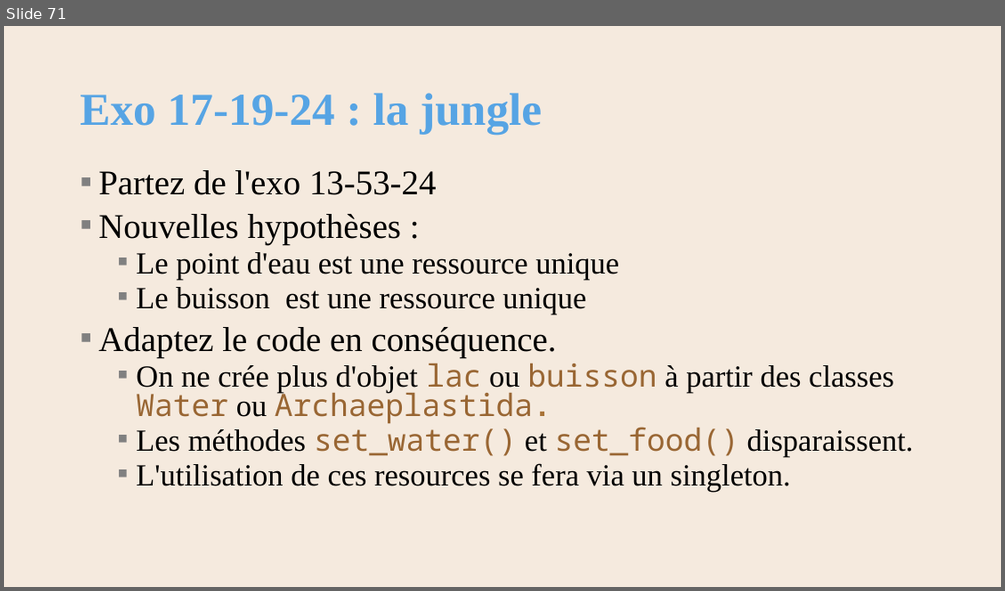
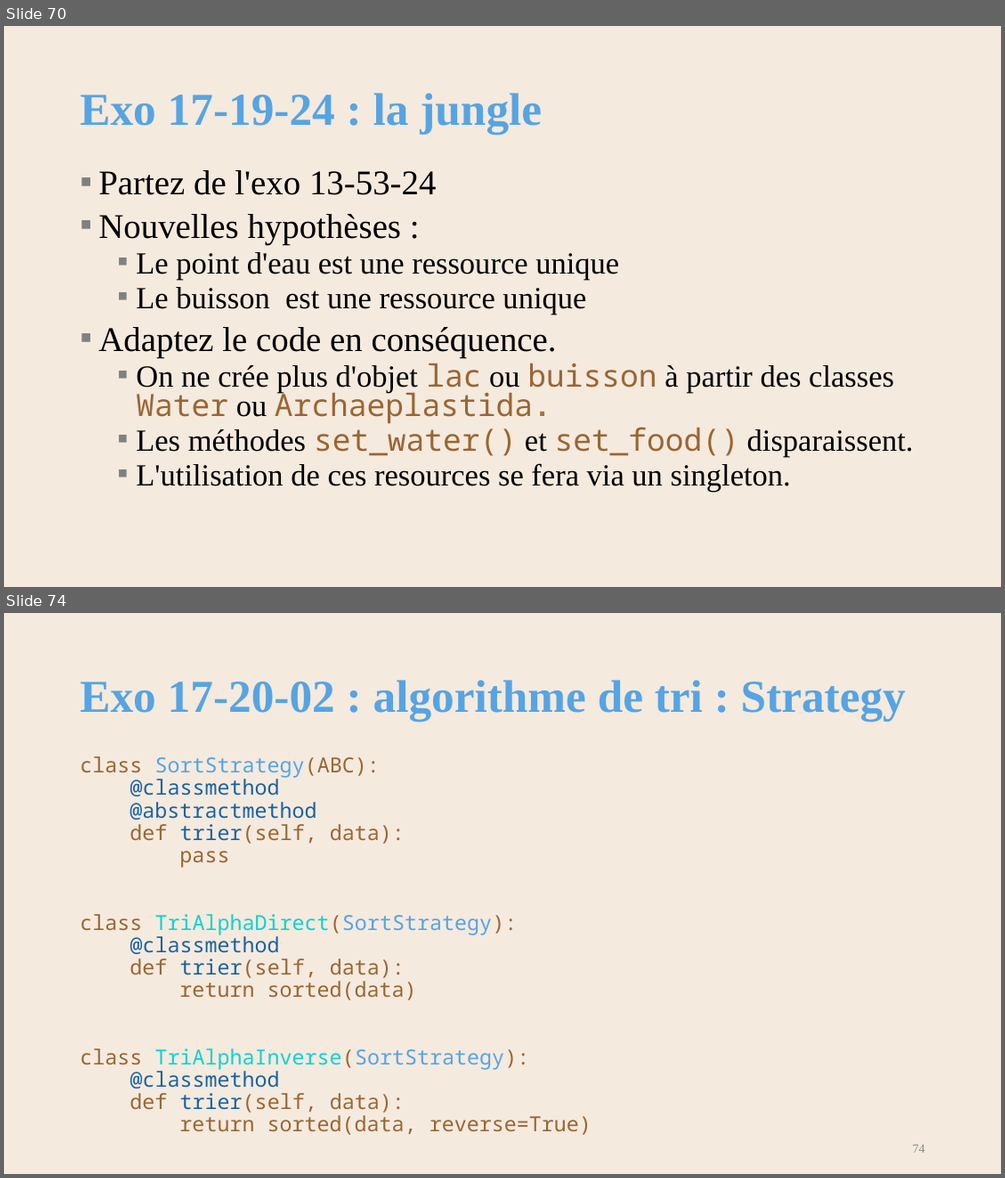
Before and after one commit to AlainWafflard/4IPO3, a slide deck: 17-POO-design-pattern/syllabus_17.pptx. Shown one above the other, each under a label of ours: slide 71 before the commit, slides 70 and 74 after it; the slides between them are not shown. The pictures are 1005x591 and 1005x1178 pixels, drawn with LibreOffice and Linux fonts; fonts in the diff are those of the drawing; background and template pictures are left out. Boxes give left, top, right and bottom in pixels: in the first picture for what was removed or moved away, otherwise in the second. Text is boxed around its words. In the diff, an @@ line names an element or a change of style, - is before the commit and + after.

Commit message:
design pattern : update Iterator ; add Strategy

```diff
--- a/17-POO-design-pattern/syllabus_17.pptx
+++ b/17-POO-design-pattern/syllabus_17.pptx
@@ slide 74 added at (4,613,1001,1174), background #F5EADE @@
@@ title added at (80,680,906,721), 44 pt, text #56A4E4, bold @@
+Exo 17-20-02 : algorithme de tri : Strategy
@@ text added at (80,756,591,1135), 20 pt, text #996633 @@
+class SortStrategy(ABC):
+@classmethod
+@abstractmethod
+def trier(self, data):
+pass
+class TriAlphaDirect(SortStrategy):
+@classmethod
+def trier(self, data):
+return sorted(data)
+class TriAlphaInverse(SortStrategy):
+@classmethod
+def trier(self, data):
+return sorted(data, reverse=True)
@@ page number added at (913,1144,925,1152), 12 pt, text #8C8C8C @@
+74
@@ what was slide 71 is now slide 70 @@
```
Also in this commit, not shown: 4 slides changed, 5 other slides added, 1 slide removed, 3 other files.
